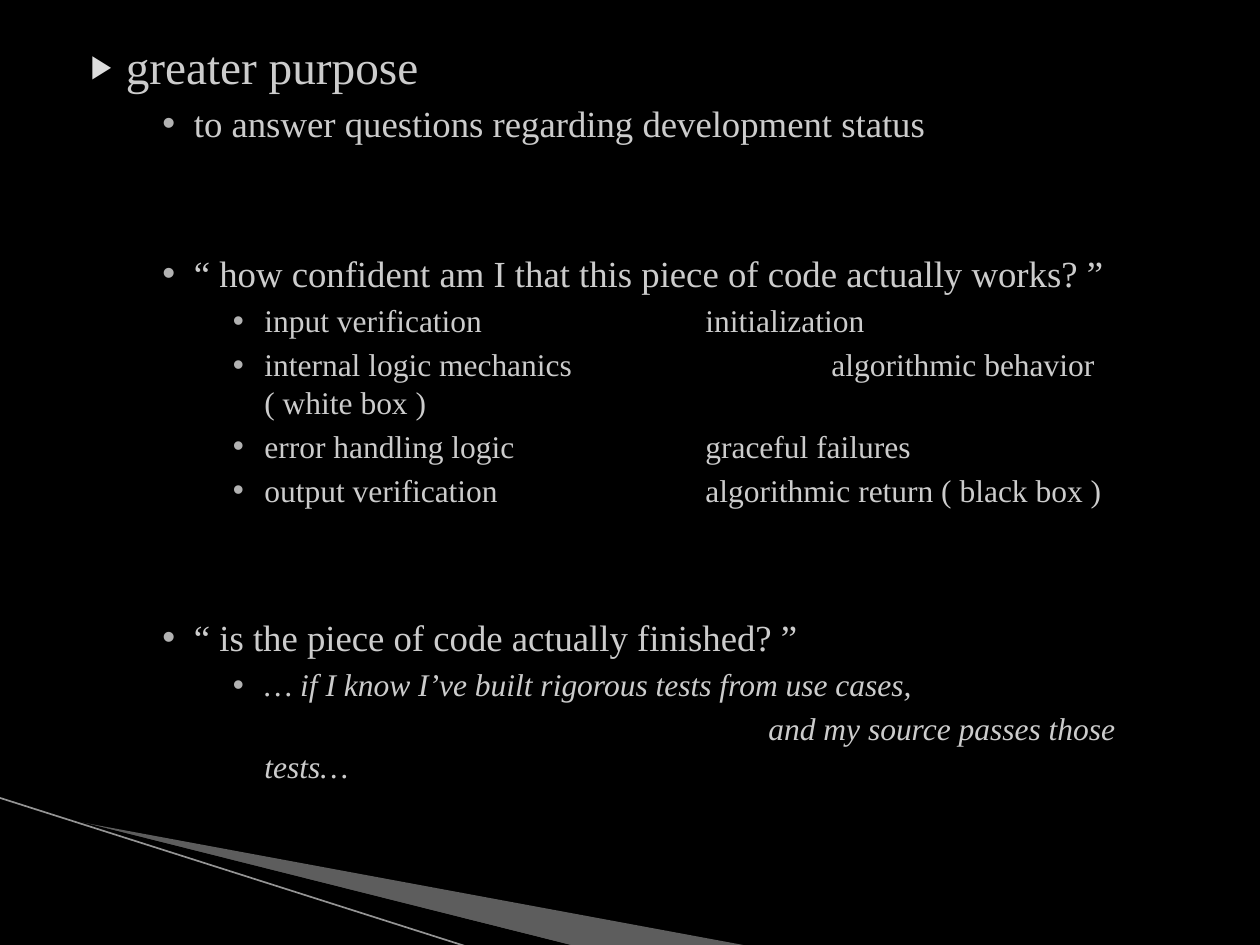
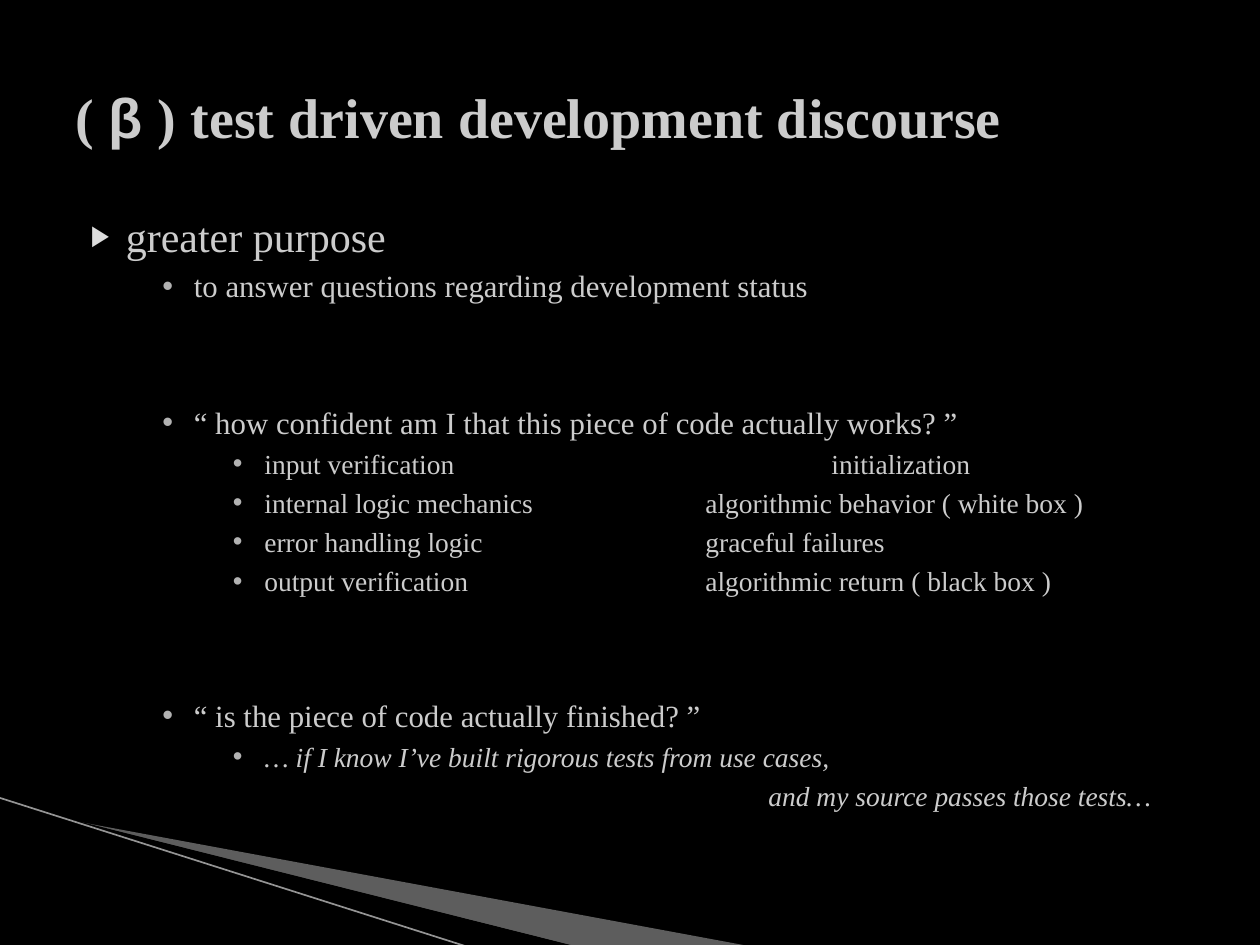
Before and after one commit to mjs0031/master_report, a slide deck: slide 9 of the_defense.pptx (slide 5 before the commit). Drawn at 1260x945 pixels with LibreOffice and Linux fonts; fonts in the diff are those of the drawing; background and template pictures are left out. Boxes give left, top, right and bottom in pixels: in the first picture for what was removed or moved away, otherwise in the second. Text is boxed around its words. In the diff, an @@ line names an element or a change of style, - is before the commit and + after.

```diff
--- a/the_defense.pptx
+++ b/the_defense.pptx
@@ title added at (x1=108, y1=97, x2=1001, y2=149), 32 pt, text #CCCCCC, bold @@
+( β ) test driven development discourse
@@ text "greater purpose" moved from (x1=126, y1=57, x2=1115, y2=779) to (x1=126, y1=228, x2=1151, y2=811) @@
@@ text "greater purpose" at (x1=126, y1=228, x2=1151, y2=811): size 27 to 24.1 pt in "greater purpose"; size 21 to 17.6 pt in "to answer questions regarding development status", "“ how confident am I that this ...", "“ is the piece of code actually ..."; size 18 to 15.7 pt in "input verification initialization", "internal logic mechanics algorithmic behavior ( white ...", "error handling logic graceful failures", "output verification algorithmic return ( black box ..." and 2 more places @@
```
Also in this commit, not shown: 3 other slides changed, 7 slides added, 1 other file.
